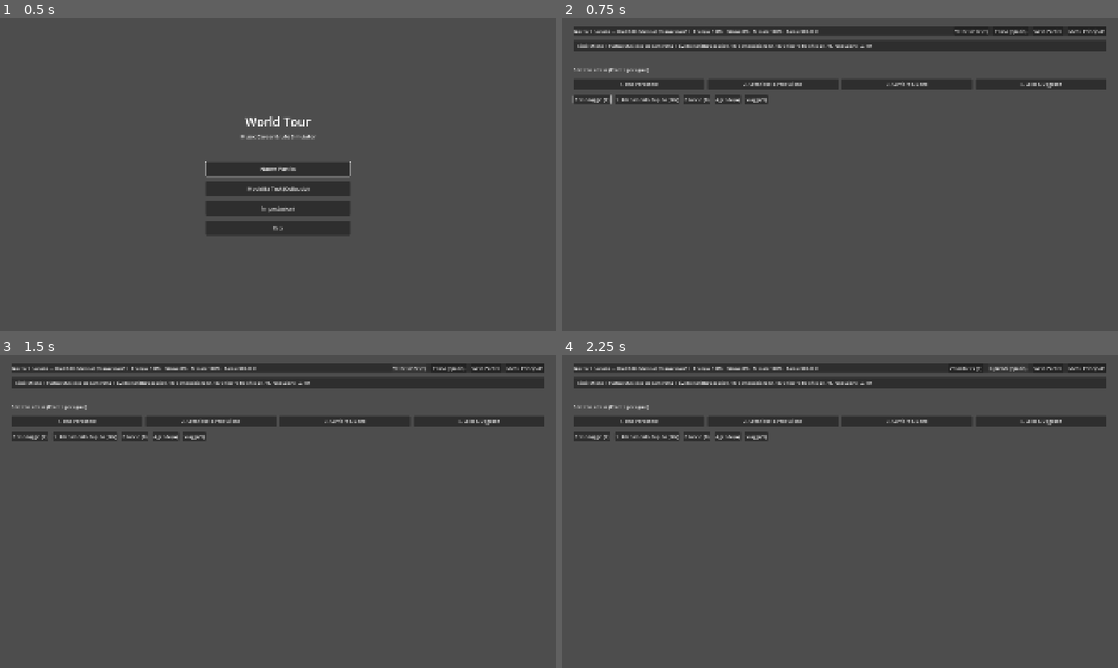
Above: before the commit, frames 1-4 (two rows, left to right).
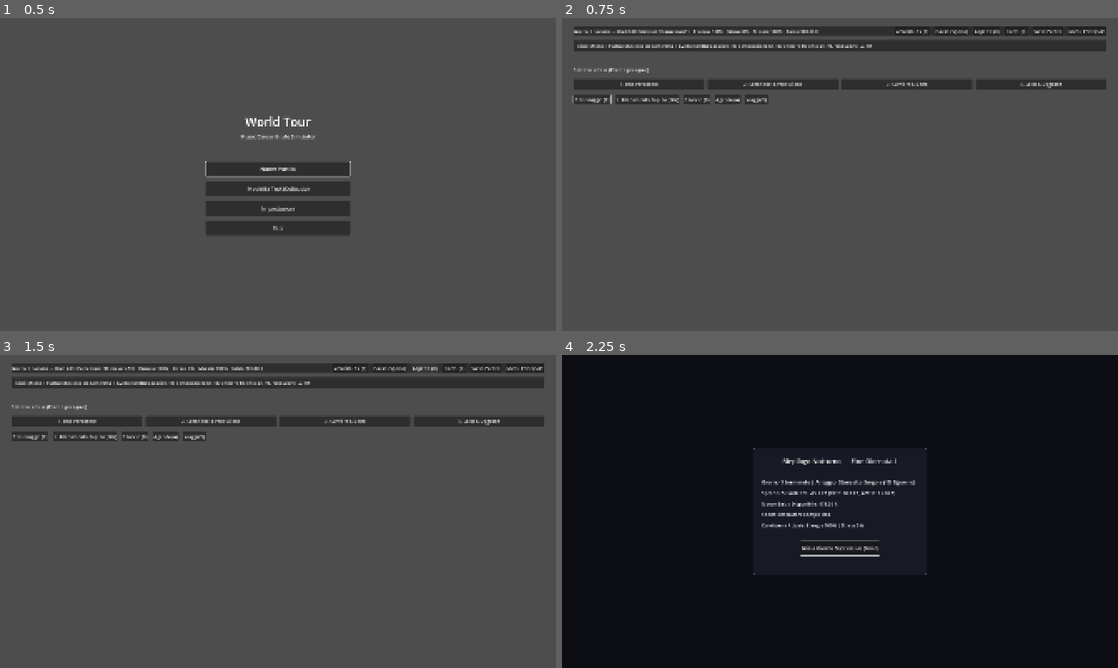
Above: after the commit, the same moments.

Repository: tommasofelix/World-tour
Game: Godot game, scene res://ui/main_menu/main_menu.tscn
The game is run twice, just before and just after one commit, with the same random seed, the same clock (stepped at 60 frames per second) and the same inputs.
Inputs (mouse positions are in pixels of both pictures, inside the frame that each line leads up to):
- Up to frame 1 (0.5 s): no input
- Up to frame 2 (0.75 s): click "Modalità Test (Collaudo)" at 0.5 s
- Up to frame 3 (1.5 s): click (422, 367) at 1.25 s, where only the run after the commit has a clickable "Aspetta (X)"
- Up to frame 4 (2.25 s): click (1017, 367) at 2 s, where only the run after the commit has a clickable "Dormi (Z)"

Frame 1 is identical in both runs. In frame 2, 0.2% of the frame differs, in the area x 60-84%, y 3-6%; in frame 3, 0.4%; in frame 4, 99%, in the area x 0-100%, y 0-100%.

Commit message:
feat(time): implement night philosophy 00-04, progressive overtime, early sleep, and skip time (section 1.2)

Diff:
--- a/core/constants.gd
+++ b/core/constants.gd
@@ -32,6 +32,17 @@
 const SLEEP_STANDARD_STRESS_RELIEF: int = 15
 const OVERTIME_ENERGY_RESTORATION: int = 35
 const OVERTIME_STRESS_PENALTY: int = 20
+
+# --- Overtime Progressivo e Riposo Anticipato (Sezione 1.2) ---
+const VIRTUAL_HOURS_PER_DAY: float = 22.0
+const OVERTIME_STRESS_HOUR_1: int = 2
+const OVERTIME_STRESS_HOUR_2: int = 3
+const OVERTIME_STRESS_HOUR_3: int = 5
+const OVERTIME_STRESS_HOUR_4: int = 10
+const EARLY_SLEEP_ENERGY_BONUS_EVENING: int = 15
+const EARLY_SLEEP_STRESS_BONUS_EVENING: int = 10
+const EARLY_SLEEP_ENERGY_BONUS_NIGHT_EARLY: int = 10
+const EARLY_SLEEP_STRESS_BONUS_NIGHT_EARLY: int = 5
 
 # Soglie fisiologiche di emergenza
 const ENERGY_BURNOUT_THRESHOLD: int = 15
--- a/data/models/calendar_data.gd
+++ b/data/models/calendar_data.gd
@@ -28,16 +28,24 @@
 			return "Mattina"
 
 func get_formatted_time_string() -> String:
-	# La durata del giorno corrisponde a 18 ore attive (dalle 06:00 alle 24:00)
+	# La giornata virtuale copre 22 ore (dalle 06:00 alle 04:00 del mattino successivo)
 	var elapsed_ratio: float = 1.0 - clampf(remaining_seconds / day_duration, 0.0, 1.0)
-	var total_virtual_minutes: float = elapsed_ratio * (18.0 * 60.0)
-	var virtual_hour: int = 6 + int(floor(total_virtual_minutes / 60.0))
+	var total_virtual_minutes: float = elapsed_ratio * (Constants.VIRTUAL_HOURS_PER_DAY * 60.0)
+	var hour_offset: int = int(floor(total_virtual_minutes / 60.0))
+	var virtual_hour: int = (6 + hour_offset) % 24
 	var virtual_minute: int = int(floor(fmod(total_virtual_minutes, 60.0)))
+	return "%02d:%02d" % [virtual_hour, virtual_minute]
 
-	if virtual_hour >= 24:
-		virtual_hour = 0
+func get_virtual_hour() -> int:
+	var elapsed_ratio: float = 1.0 - clampf(remaining_seconds / day_duration, 0.0, 1.0)
+	var total_virtual_minutes: float = elapsed_ratio * (Constants.VIRTUAL_HOURS_PER_DAY * 60.0)
+	var hour_offset: int = int(floor(total_virtual_minutes / 60.0))
+	return (6 + hour_offset) % 24
 
-	return "%02d:%02d" % [virtual_hour, virtual_minute]
+func get_hour_offset() -> int:
+	var elapsed_ratio: float = 1.0 - clampf(remaining_seconds / day_duration, 0.0, 1.0)
+	var total_virtual_minutes: float = elapsed_ratio * (Constants.VIRTUAL_HOURS_PER_DAY * 60.0)
+	return int(floor(total_virtual_minutes / 60.0))
 
 func get_weekday() -> int:
 	return (day_number - 1) % Constants.DAYS_PER_WEEK
@@ -139,16 +147,16 @@
 	return get_day_of_month() == Constants.DAYS_PER_MONTH
 
 func update_period() -> int:
-	# Fasce proporzionali alla durata della giornata:
-	# Mattina: > 75% del tempo rimanente (06:00 - 10:30)
-	# Pomeriggio: > 41.6% del tempo rimanente (10:30 - 16:30)
-	# Sera: > 8.3% del tempo rimanente (16:30 - 22:30)
-	# Notte: <= 8.3% del tempo rimanente (22:30 - 24:00)
-	if remaining_seconds > day_duration * 0.75:
+	# Fasce su 22 ore virtuali (dalle 06:00 alle 04:00):
+	# Mattina (06:00 - 12:00): 6 ore -> remaining_seconds > day_duration * (16.0 / 22.0)
+	# Pomeriggio (12:00 - 18:00): 6 ore -> remaining_seconds > day_duration * (10.0 / 22.0)
+	# Sera (18:00 - 00:00): 6 ore -> remaining_seconds > day_duration * (4.0 / 22.0)
+	# Notte / Overtime (00:00 - 04:00): 4 ore -> remaining_seconds <= day_duration * (4.0 / 22.0)
+	if remaining_seconds > day_duration * (16.0 / Constants.VIRTUAL_HOURS_PER_DAY):
 		current_period = Enums.TimePeriod.MORNING
-	elif remaining_seconds > day_duration * 0.416:
+	elif remaining_seconds > day_duration * (10.0 / Constants.VIRTUAL_HOURS_PER_DAY):
 		current_period = Enums.TimePeriod.AFTERNOON
-	elif remaining_seconds > day_duration * 0.083:
+	elif remaining_seconds > day_duration * (4.0 / Constants.VIRTUAL_HOURS_PER_DAY):
 		current_period = Enums.TimePeriod.EVENING
 	else:
 		current_period = Enums.TimePeriod.NIGHT
--- a/systems/end_day_system.gd
+++ b/systems/end_day_system.gd
@@ -17,6 +17,9 @@
 	EventBus.day_ended.connect(_on_day_ended)
 
 func _on_day_ended(day_num: int) -> void:
+	process_day_end(day_num)
+
+func process_day_end(day_num: int = 1, p_early_sleep_override: bool = false) -> Dictionary:
 	GameManager.change_state(Enums.GameState.DAILY_SUMMARY)
 
 	var food_exp: float = Constants.DAILY_FOOD_EXPENSE
@@ -30,6 +33,8 @@
 		actual_rent = snappedf(base_rent / float(roommates), 0.01)
 
 	var total_expenses: float = food_exp + actual_rent
+	var sleep_quality_desc: String = "Sonno standard"
+	var has_early_sleep_bonus: bool = false
 
 	if player_data:
 		player_data.modify_money(-total_expenses)
@@ -43,9 +48,36 @@
 			for m in player_data.band_members:
 				m.adjust_tension(housing.tension_daily_modifier)
 
-		# Sonno ristoratore con eventuali bonus comfort alloggio
+		# Sonno ristoratore con eventuali bonus comfort alloggio e riposo anticipato
 		var energy_gain: int = Constants.SLEEP_STANDARD_ENERGY + int(housing.morale_daily_bonus * 0.5)
 		var stress_relief: int = Constants.SLEEP_STANDARD_STRESS_RELIEF + int(housing.morale_daily_bonus)
+
+		var is_early: bool = p_early_sleep_override
+		if GameManager and GameManager.time_system and GameManager.time_system.early_sleep_taken:
+			is_early = true
+
+		if is_early:
+			has_early_sleep_bonus = true
+			var sleep_period: int = Enums.TimePeriod.NIGHT
+			var sleep_offset: int = 18
+			if GameManager and GameManager.time_system:
+				sleep_period = GameManager.time_system.sleep_period
+				sleep_offset = GameManager.time_system.sleep_hour_offset
+				GameManager.time_system.reset_daily_overtime()
+
+			if sleep_period == Enums.TimePeriod.EVENING or sleep_offset < 18:
+				energy_gain += Constants.EARLY_SLEEP_ENERGY_BONUS_EVENING
+				stress_relief += Constants.EARLY_SLEEP_STRESS_BONUS_EVENING
+				sleep_quality_desc = "Riposo Anticipato Ristoratore"
+			elif sleep_offset < 20:
+				energy_gain += Constants.EARLY_SLEEP_ENERGY_BONUS_NIGHT_EARLY
+				stress_relief += Constants.EARLY_SLEEP_STRESS_BONUS_NIGHT_EARLY
+				sleep_quality_desc = "Riposo Anticipato Ristoratore"
+			else:
+				sleep_quality_desc = "Riposo a notte inoltrata"
+		elif GameManager and GameManager.time_system:
+			GameManager.time_system.reset_daily_overtime()
+
 		player_data.add_energy(energy_gain)
 		player_data.reduce_stress(stress_relief)
 
@@ -93,6 +125,8 @@
 		"current_energy": player_data.energy if player_data else 100,
 		"current_stress": player_data.stress if player_data else 0,
 		"housing_name": HousingData.get_tier_name(tier),
+		"early_sleep_bonus": has_early_sleep_bonus,
+		"sleep_quality": sleep_quality_desc,
 		"band_crises": band_crises,
 		"pending_dilemma": pending_dilemma.to_dict() if pending_dilemma else {}
 	}
@@ -115,6 +149,7 @@
 		speech += " ATTENZIONE: Tensione critica per %s!" % ", ".join(band_crises)
 
 	AccessibilityManager.announce(speech, true)
+	return summary
 
 func advance_to_next_day() -> void:
 	if calendar_data:
--- a/systems/time_system.gd
+++ b/systems/time_system.gd
@@ -2,17 +2,34 @@
 class_name TimeSystem
 extends RefCounted
 
-## Motore di Simulazione Temporale Quotidiano per World-tour
+## Motore di Simulazione Temporale Quotidiano per World-tour (Sezione 1.2)
+## Gestisce orologio continuo a 22 ore virtuali (06:00 - 04:00), overtime notturno progressivo,
+## avvisi discreti alle 02:00 e 03:00 (zero pop-up a mezzanotte), riposo anticipato e skip time.
 
 var calendar_data: CalendarData
+var player_data: PlayerData
 var is_paused: bool = false
 var time_scale: float = Constants.SPEED_NORMAL
 
-func _init(p_calendar: CalendarData = null) -> void:
+# Tracciamento Overtime Notturno Progressivo (00:00 - 04:00)
+var warned_hour_2: bool = false
+var warned_hour_3: bool = false
+var overtime_hour_1_applied: bool = false
+var overtime_hour_2_applied: bool = false
+var overtime_hour_3_applied: bool = false
+var overtime_hour_4_applied: bool = false
+
+# Tracciamento Riposo Anticipato
+var early_sleep_taken: bool = false
+var sleep_period: int = Enums.TimePeriod.MORNING
+var sleep_hour_offset: int = 0
+
+func _init(p_calendar: CalendarData = null, p_player: PlayerData = null) -> void:
 	if p_calendar:
 		calendar_data = p_calendar
 	else:
 		calendar_data = CalendarData.new()
+	player_data = p_player
 
 func set_paused(paused: bool) -> void:
 	if is_paused != paused:
@@ -46,6 +63,8 @@
 	calendar_data.remaining_seconds = maxf(0.0, calendar_data.remaining_seconds - effective_delta)
 	calendar_data.update_period()
 
+	_check_overtime_and_notifications()
+
 	EventBus.time_ticked.emit(
 		calendar_data.remaining_seconds,
 		calendar_data.get_formatted_time_string(),
@@ -54,3 +73,112 @@
 
 	if calendar_data.remaining_seconds <= 0.0:
 		EventBus.day_ended.emit(calendar_data.day_number)
+
+func _check_overtime_and_notifications() -> void:
+	if calendar_data.current_period != Enums.TimePeriod.NIGHT:
+		return
+
+	var h_offset: int = calendar_data.get_hour_offset()
+
+	# Ore 00:00 (offset 18) -> Penalità minima +2 stress progressivo (nessun pop-up)
+	if h_offset >= 18 and not overtime_hour_1_applied:
+		overtime_hour_1_applied = true
+		_apply_stress(Constants.OVERTIME_STRESS_HOUR_1)
+
+	# Ore 01:00 (offset 19) -> +3 stress progressivo
+	if h_offset >= 19 and not overtime_hour_2_applied:
+		overtime_hour_2_applied = true
+		_apply_stress(Constants.OVERTIME_STRESS_HOUR_2)
+
+	# Ore 02:00 (offset 20) -> Avviso discreto per NVDA e +5 stress
+	if h_offset >= 20:
+		if not warned_hour_2:
+			warned_hour_2 = true
+			AccessibilityManager.announce("Ore 02:00 di notte. Puoi andare a dormire (tasto Z) o proseguire le tue attività.", false)
+		if not overtime_hour_3_applied:
+			overtime_hour_3_applied = true
+			_apply_stress(Constants.OVERTIME_STRESS_HOUR_3)
+
+	# Ore 03:00 (offset 21) -> Avviso discreto finale e +10 stress
+	if h_offset >= 21:
+		if not warned_hour_3:
+			warned_hour_3 = true
+			AccessibilityManager.announce("Attenzione: sono le 03:00. La giornata terminerà alle 04:00.", false)
+		if not overtime_hour_4_applied:
+			overtime_hour_4_applied = true
+			_apply_stress(Constants.OVERTIME_STRESS_HOUR_4)
+
+func _apply_stress(amount: int) -> void:
+	var p: PlayerData = player_data
+	if p == null and GameManager:
+		p = GameManager.player_data
+	if p:
+		p.add_stress(amount)
+
+## Riposo Anticipato: permette di andare a dormire prima delle 04:00
+func sleep_early() -> void:
+	if calendar_data.remaining_seconds <= 0.0:
+		return
+
+	early_sleep_taken = true
+	sleep_period = calendar_data.current_period
+	sleep_hour_offset = calendar_data.get_hour_offset()
+
+	calendar_data.remaining_seconds = 0.0
+	calendar_data.update_period()
+
+	AccessibilityManager.announce("Hai deciso di andare a dormire. Buonanotte!", true)
+	EventBus.time_ticked.emit(0.0, calendar_data.get_formatted_time_string(), calendar_data.current_period)
+	EventBus.day_ended.emit(calendar_data.day_number)
+
+## Skip Time: avanza il tempo virtuale fino all'inizio della fascia successiva.
+## Restituisce true se ha avanzato il tempo, false se la giornata è al termine o se siamo in Notte.
+func skip_to_next_period() -> bool:
+	if calendar_data.remaining_seconds <= 0.0:
+		return false
+
+	var cur_period: int = calendar_data.current_period
+	var target_seconds: float = 0.0
+
+	match cur_period:
+		Enums.TimePeriod.MORNING:
+			# Passaggio al Pomeriggio (ore 12:00)
+			target_seconds = calendar_data.day_duration * (16.0 / Constants.VIRTUAL_HOURS_PER_DAY) - 0.1
+		Enums.TimePeriod.AFTERNOON:
+			# Passaggio alla Sera (ore 18:00)
+			target_seconds = calendar_data.day_duration * (10.0 / Constants.VIRTUAL_HOURS_PER_DAY) - 0.1
+		Enums.TimePeriod.EVENING:
+			# Passaggio alla Notte (ore 00:00)
+			target_seconds = calendar_data.day_duration * (4.0 / Constants.VIRTUAL_HOURS_PER_DAY) - 0.1
+		Enums.TimePeriod.NIGHT:
+			# Nella fascia Notte, non si salta oltre: l'utente deve scegliere se dormire con Dormi (Z)
+			return false
+
+	calendar_data.remaining_seconds = maxf(0.0, target_seconds)
+	calendar_data.update_period()
+
+	_check_overtime_and_notifications()
+
+	EventBus.time_ticked.emit(
+		calendar_data.remaining_seconds,
+		calendar_data.get_formatted_time_string(),
+		calendar_data.current_period
+	)
+
+	AccessibilityManager.announce("Tempo trascorso fino a %s: ore %s." % [
+		calendar_data.get_period_name(),
+		calendar_data.get_formatted_time_string()
+	], true)
+
+	return true
+
+func reset_daily_overtime() -> void:
+	warned_hour_2 = false
+	warned_hour_3 = false
+	overtime_hour_1_applied = false
+	overtime_hour_2_applied = false
+	overtime_hour_3_applied = false
+	overtime_hour_4_applied = false
+	early_sleep_taken = false
+	sleep_period = Enums.TimePeriod.MORNING
+	sleep_hour_offset = 0
--- /dev/null
+++ b/tests/test_time_night_system.gd
@@ -0,0 +1,175 @@
+# res://tests/test_time_night_system.gd
+extends Node
+
+## Suite di Test Automatizzati per la Filosofia della Notte, Overtime Progressivo,
+## Skip Time e Riposo Anticipato (Sezione 1.2)
+
+var tests_passed: int = 0
+var tests_failed: int = 0
+
+func _ready() -> void:
+	print("\n========================================================")
+	print("   SUITE TEST FILOSOFIA DELLA NOTTE & OVERTIME (SEZ. 1.2)   ")
+	print("========================================================\n")
+
+	test_virtual_time_scaling_22h()
+	test_progressive_overtime_stress()
+	test_skip_to_next_period()
+	test_early_sleep_bonus()
+
+	print("\n--------------------------------------------------------")
+	print("ESITO TEST SISTEMA NOTTE & TEMPO:")
+	print("  Test Superati: %d" % tests_passed)
+	print("  Test Falliti:  %d" % tests_failed)
+	print("--------------------------------------------------------\n")
+
+	if tests_failed > 0:
+		print("[ERRORE CRITICO] Alcuni test del sistema notte/tempo sono falliti!")
+		get_tree().quit(1)
+	else:
+		print("[SUCCESSO] Il sistema Notte, Overtime e Riposo è convalidato al 100%!")
+		get_tree().quit(0)
+
+func assert_true(condition: bool, test_name: String) -> void:
+	if condition:
+		print("  [OK] %s" % test_name)
+		tests_passed += 1
+	else:
+		print("  [FALLITO] %s" % test_name)
+		tests_failed += 1
+
+func assert_eq(val1: Variant, val2: Variant, test_name: String) -> void:
+	if val1 == val2:
+		print("  [OK] %s (%s == %s)" % [test_name, str(val1), str(val2)])
+		tests_passed += 1
+	else:
+		print("  [FALLITO] %s (Atteso: %s, Ottenuto: %s)" % [test_name, str(val2), str(val1)])
+		tests_failed += 1
+
+func test_virtual_time_scaling_22h() -> void:
+	print("1. Verifica Calcolo Orario Virtuale e Fasce su 22 Ore (06:00 - 04:00):")
+	var cal: CalendarData = CalendarData.new()
+	assert_eq(cal.get_formatted_time_string(), "06:00", "Inizio giornata a 300s -> 06:00")
+	assert_eq(cal.current_period, Enums.TimePeriod.MORNING, "Fascia iniziale -> Mattina")
+
+	# A metà giornata (150s rimanenti su 300s) = 50% di 22h = +11 ore -> 17:00
+	cal.remaining_seconds = 150.0
+	cal.update_period()
+	assert_eq(cal.get_formatted_time_string(), "17:00", "A 150s rimanenti -> 17:00")
+	assert_eq(cal.current_period, Enums.TimePeriod.AFTERNOON, "A 150s rimanenti -> Pomeriggio")
+
+	# A 18 ore trascorse (00:00 Mezzanotte):
+	# 18/22 trascorso -> rimanente = (4/22) * 300 = 54.545s
+	cal.remaining_seconds = (4.0 / 22.0) * 300.0
+	cal.update_period()
+	assert_eq(cal.get_formatted_time_string(), "00:00", "A 18h trascorse -> 00:00 esatto")
+	assert_eq(cal.current_period, Enums.TimePeriod.NIGHT, "A 00:00 -> Fascia Notte")
+
+	# A fine giornata (0s rimanenti) -> 04:00
+	cal.remaining_seconds = 0.0
+	cal.update_period()
+	assert_eq(cal.get_formatted_time_string(), "04:00", "A 0s rimanenti -> 04:00 termine giornata")
+
+func test_progressive_overtime_stress() -> void:
+	print("\n2. Verifica Overtime Progressivo (00:00 - 04:00):")
+	var cal: CalendarData = CalendarData.new()
+	var player: PlayerData = PlayerData.new()
+	player.stress = 0
+
+	var ts: TimeSystem = TimeSystem.new(cal, player)
+
+	# Posizioniamo il tempo poco prima di mezzanotte: 17.9 ore trascorse
+	var sec_before_midnight: float = ( (22.0 - 17.9) / 22.0 ) * 300.0
+	cal.remaining_seconds = sec_before_midnight
+	cal.update_period()
+	ts.advance_time(0.1)
+	assert_eq(player.stress, 0, "Prima di mezzanotte: nessuno stress overtime")
+
+	# Ora avanziamo nella prima ora notturna (00:00 - 01:00):
+	# 18.5 ore trascorse -> Overtime ora 1
+	var sec_hour_1: float = ( (22.0 - 18.5) / 22.0 ) * 300.0
+	cal.remaining_seconds = sec_hour_1
+	cal.update_period()
+	ts.advance_time(0.1)
+	assert_eq(player.stress, Constants.OVERTIME_STRESS_HOUR_1, "Ora notturna 1 (00:00-01:00): +2 stress")
+
+	# Seconda ora notturna (01:00 - 02:00):
+	# 19.5 ore trascorse -> Overtime ora 2
+	var sec_hour_2: float = ( (22.0 - 19.5) / 22.0 ) * 300.0
+	cal.remaining_seconds = sec_hour_2
+	cal.update_period()
+	ts.advance_time(0.1)
+	var expected_stress_2: int = Constants.OVERTIME_STRESS_HOUR_1 + Constants.OVERTIME_STRESS_HOUR_2
+	assert_eq(player.stress, expected_stress_2, "Ora notturna 2 (01:00-02:00): +3 stress cumulato (totale 5)")
+
+	# Terza ora notturna (02:00 - 03:00):
+	# 20.5 ore trascorse -> Overtime ora 3
+	var sec_hour_3: float = ( (22.0 - 20.5) / 22.0 ) * 300.0
+	cal.remaining_seconds = sec_hour_3
+	cal.update_period()
+	ts.advance_time(0.1)
+	var expected_stress_3: int = expected_stress_2 + Constants.OVERTIME_STRESS_HOUR_3
+	assert_eq(player.stress, expected_stress_3, "Ora notturna 3 (02:00-03:00): +5 stress cumulato (totale 10)")
+	assert_true(ts.warned_hour_2, "Avviso discreto ore 02:00 annunciato")
+
+	# Quarta ora notturna (03:00 - 04:00):
+	# 21.5 ore trascorse -> Overtime ora 4
+	var sec_hour_4: float = ( (22.0 - 21.5) / 22.0 ) * 300.0
+	cal.remaining_seconds = sec_hour_4
+	cal.update_period()
+	ts.advance_time(0.1)
+	var expected_stress_4: int = expected_stress_3 + Constants.OVERTIME_STRESS_HOUR_4
+	assert_eq(player.stress, expected_stress_4, "Ora notturna 4 (03:00-04:00): +10 stress cumulato (totale 20)")
+	assert_true(ts.warned_hour_3, "Avviso discreto ore 03:00 annunciato")
+
+func test_skip_to_next_period() -> void:
+	print("\n3. Verifica Funzione Aspetta / Skip Time:")
+	var cal: CalendarData = CalendarData.new()
+	var ts: TimeSystem = TimeSystem.new(cal)
+
+	assert_eq(cal.current_period, Enums.TimePeriod.MORNING, "Partenza: Mattina")
+
+	# Skip 1: Mattina -> Pomeriggio
+	var res1: bool = ts.skip_to_next_period()
+	assert_true(res1, "Skip 1 eseguito con successo")
+	assert_eq(cal.current_period, Enums.TimePeriod.AFTERNOON, "Fascia raggiunta: Pomeriggio")
+
+	# Skip 2: Pomeriggio -> Sera
+	var res2: bool = ts.skip_to_next_period()
+	assert_true(res2, "Skip 2 eseguito con successo")
+	assert_eq(cal.current_period, Enums.TimePeriod.EVENING, "Fascia raggiunta: Sera")
+
+	# Skip 3: Sera -> Notte
+	var res3: bool = ts.skip_to_next_period()
+	assert_true(res3, "Skip 3 eseguito con successo")
+	assert_eq(cal.current_period, Enums.TimePeriod.NIGHT, "Fascia raggiunta: Notte")
+
+	# Skip 4: In Notte, skip_to_next_period non avanza ulteriormente (si dorme con Z)
+	var res4: bool = ts.skip_to_next_period()
+	assert_true(not res4, "In Notte lo skip restituisce false per evitare fine giorno involontaria")
+
+func test_early_sleep_bonus() -> void:
+	print("\n4. Verifica Riposo Anticipato (Dormi) e Bonus EndDaySystem:")
+	var cal: CalendarData = CalendarData.new()
+	var player: PlayerData = PlayerData.new()
+	player.energy = 50
+	player.stress = 30
+
+	var ts: TimeSystem = TimeSystem.new(cal, player)
+	var end_day: EndDaySystem = EndDaySystem.new(player, cal)
+
+	# Chiamata a sleep_early prima delle 04:00
+	cal.remaining_seconds = 100.0
+	ts.sleep_early()
+
+	assert_true(ts.early_sleep_taken, "Flag early_sleep_taken impostato a true")
+	assert_eq(cal.remaining_seconds, 0.0, "Secondi rimanenti portati a 0 per concludere la giornata")
+
+	# Verifichiamo che EndDaySystem riconosca il bonus di riposo anticipato
+	var summary: Dictionary = end_day.process_day_end(1, ts.early_sleep_taken)
+	assert_true(summary.get("early_sleep_bonus", false), "EndDaySystem ha registrato il bonus riposo anticipato")
+	assert_eq(summary.get("sleep_quality", ""), "Riposo Anticipato Ristoratore", "Qualità riposo = Riposo Anticipato Ristoratore")
+
+	# Energia recuperata base è 70 (o 100 max) + bonus 10 = recupero pieno
+	assert_true(player.energy >= 90, "Energia recuperata efficacemente con bonus riposo anticipato")
+	assert_true(player.stress <= 15, "Stress ridotto efficacemente con bonus riposo anticipato")
--- /dev/null
+++ b/tests/test_time_night_system.tscn
@@ -0,0 +1,6 @@
+[gd_scene format=3 uid="uid://dmtime_night_01"]
+
+[ext_resource type="Script" path="res://tests/test_time_night_system.gd" id="1_testtimenight"]
+
+[node name="TestTimeNightSystem" type="Node"]
+script = ExtResource("1_testtimenight")
--- a/tests/test_vertical_slice.gd
+++ b/tests/test_vertical_slice.gd
@@ -122,7 +122,7 @@
 	c.remaining_seconds = 150.0
 	c.update_period()
 	assert_equal(c.get_period_name(), "Pomeriggio", "A 150s -> Fascia Pomeriggio")
-	assert_equal(c.get_formatted_time_string(), "15:00", "A 150s -> Ore 15:00 virtuali")
+	assert_equal(c.get_formatted_time_string(), "17:00", "A 150s -> Ore 17:00 virtuali")
 
 func test_time_system_flow() -> void:
 	print("\n3. Verifica Motore Temporale (TimeSystem):")
--- a/ui/hud/hud.gd
+++ b/ui/hud/hud.gd
@@ -13,6 +13,8 @@
 @onready var label_money: Label = $VBoxMain/PanelTop/HBoxTop/LabelMoney
 @onready var btn_speed: Button = $VBoxMain/PanelTop/HBoxTop/BtnSpeed
 @onready var btn_pause: Button = $VBoxMain/PanelTop/HBoxTop/BtnPause
+@onready var btn_wait: Button = $VBoxMain/PanelTop/HBoxTop/BtnWait
+@onready var btn_sleep: Button = $VBoxMain/PanelTop/HBoxTop/BtnSleep
 @onready var btn_save: Button = $VBoxMain/PanelTop/HBoxTop/BtnSave
 @onready var btn_main_menu: Button = $VBoxMain/PanelTop/HBoxTop/BtnMainMenu
 
@@ -101,6 +103,10 @@
 	btn_chart.pressed.connect(open_chart_modal)
 	btn_speed.pressed.connect(_on_btn_speed_pressed)
 	btn_pause.pressed.connect(_on_btn_pause_pressed)
+	if btn_wait:
+		btn_wait.pressed.connect(_on_btn_wait_pressed)
+	if btn_sleep:
+		btn_sleep.pressed.connect(_on_btn_sleep_pressed)
 	btn_save.pressed.connect(_on_btn_save_pressed)
 	btn_main_menu.pressed.connect(_on_btn_main_menu_pressed)
 
@@ -351,6 +357,12 @@
 		KEY_SPACE:
 			_on_btn_pause_pressed()
 			get_viewport().set_input_as_handled()
+		KEY_X:
+			_on_btn_wait_pressed()
+			get_viewport().set_input_as_handled()
+		KEY_Z:
+			_on_btn_sleep_pressed()
+			get_viewport().set_input_as_handled()
 
 func _get_localized_period(period: int) -> String:
 	match period:
@@ -391,6 +403,10 @@
 
 	var is_paused: bool = GameManager.time_system.is_paused if GameManager.time_system else false
 	btn_pause.text = tr("HUD_BTN_RESUME") if is_paused else tr("HUD_BTN_PAUSE")
+	if btn_wait:
+		btn_wait.text = "Aspetta (X)"
+	if btn_sleep:
+		btn_sleep.text = "Dormi (Z)"
 	btn_save.text = tr("HUD_BTN_SAVE")
 	btn_main_menu.text = tr("HUD_BTN_MAIN_MENU")
 
@@ -407,6 +423,10 @@
 	AccessibilityManager.hook_control_accessibility(btn_travel, "Mappa Geografica e Viaggi", "Esplora le scene musicali delle altre città e viaggia (Tasto rapido V).")
 	AccessibilityManager.hook_control_accessibility(btn_speed, tr("HUD_BTN_SPEED_ACC_NAME"), tr("HUD_BTN_SPEED_ACC_DESC"))
 	AccessibilityManager.hook_control_accessibility(btn_pause, tr("HUD_BTN_PAUSE_ACC_NAME"), tr("HUD_BTN_PAUSE_ACC_DESC"))
+	if btn_wait:
+		AccessibilityManager.hook_control_accessibility(btn_wait, "Aspetta fascia successiva (X)", "Avanza il tempo fino all'inizio della prossima fascia oraria.")
+	if btn_sleep:
+		AccessibilityManager.hook_control_accessibility(btn_sleep, "Vai a dormire (Z)", "Conclude in anticipo la giornata e va a dormire, ottenendo un bonus riposo se prima delle 04:00.")
 	AccessibilityManager.hook_control_accessibility(btn_save, tr("HUD_BTN_SAVE_ACC_NAME"), tr("HUD_BTN_SAVE_ACC_DESC"))
 	AccessibilityManager.hook_control_accessibility(btn_main_menu, tr("HUD_BTN_MAIN_MENU_ACC_NAME"), tr("HUD_BTN_MAIN_MENU_ACC_DESC"))
 
@@ -847,6 +867,20 @@
 		var paused: bool = GameManager.time_system.toggle_pause()
 		btn_pause.text = tr("HUD_BTN_RESUME") if paused else tr("HUD_BTN_PAUSE")
 
+func _on_btn_wait_pressed() -> void:
+	if _is_any_modal_open():
+		return
+	if GameManager and GameManager.time_system:
+		var advanced: bool = GameManager.time_system.skip_to_next_period()
+		if not advanced:
+			AccessibilityManager.announce("Impossibile avanzare: giornata al termine o già a notte inoltrata.", true)
+
+func _on_btn_sleep_pressed() -> void:
+	if _is_any_modal_open():
+		return
+	if GameManager and GameManager.time_system:
+		GameManager.time_system.sleep_early()
+
 func _on_btn_save_pressed() -> void:
 	SaveManager.save_game()
 
--- a/ui/hud/hud.tscn
+++ b/ui/hud/hud.tscn
@@ -87,13 +87,27 @@
 [node name="BtnPause" type="Button" parent="VBoxMain/PanelTop/HBoxTop" unique_id=1693903049]
 layout_mode = 2
 focus_neighbor_left = NodePath("../BtnSpeed")
+focus_neighbor_right = NodePath("../BtnWait")
+focus_neighbor_bottom = NodePath("../../../PanelCenter/HBoxActions/BtnCharacter")
+text = "Pausa (Spazio)"
+
+[node name="BtnWait" type="Button" parent="VBoxMain/PanelTop/HBoxTop"]
+layout_mode = 2
+focus_neighbor_left = NodePath("../BtnPause")
+focus_neighbor_right = NodePath("../BtnSleep")
+focus_neighbor_bottom = NodePath("../../../PanelCenter/HBoxActions/BtnCharacter")
+text = "Aspetta (X)"
+
+[node name="BtnSleep" type="Button" parent="VBoxMain/PanelTop/HBoxTop"]
+layout_mode = 2
+focus_neighbor_left = NodePath("../BtnWait")
 focus_neighbor_right = NodePath("../BtnSave")
 focus_neighbor_bottom = NodePath("../../../PanelCenter/HBoxActions/BtnCharacter")
-text = "Pausa (Spazio)"
+text = "Dormi (Z)"
 
 [node name="BtnSave" type="Button" parent="VBoxMain/PanelTop/HBoxTop" unique_id=201408763]
 layout_mode = 2
-focus_neighbor_left = NodePath("../BtnPause")
+focus_neighbor_left = NodePath("../BtnSleep")
 focus_neighbor_right = NodePath("../BtnMainMenu")
 focus_neighbor_bottom = NodePath("../../../PanelCenter/HBoxActions/BtnCharacter")
 text = "Salva Partita"
Not shown, changed: docs/todo.md
